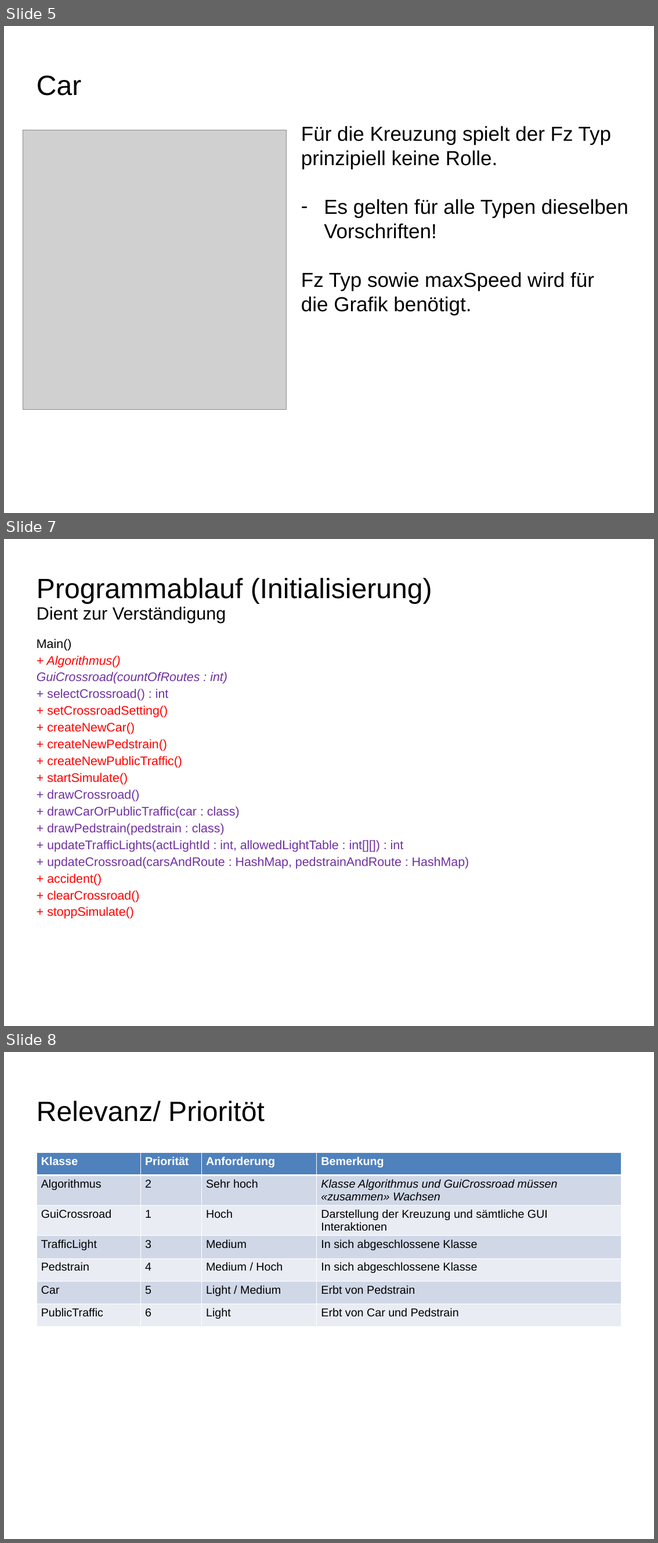
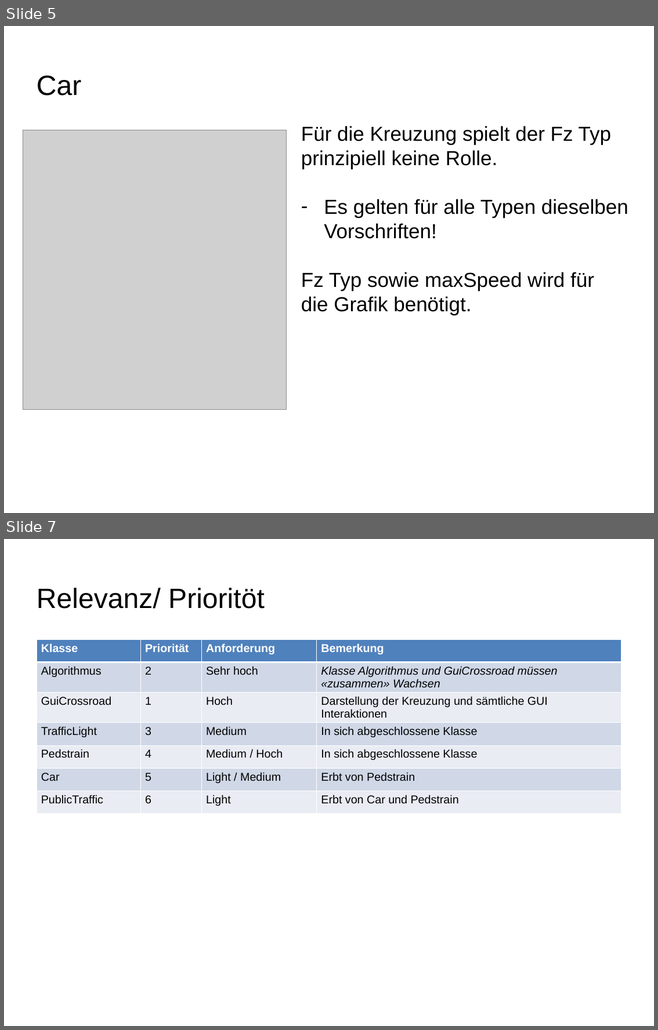
Before and after one commit to fhirter/Ampelsteuerung, a slide deck: Dokumente/Ampelsteuerung.pptx. Shown one above the other, each under a label of ours: slides 5, 7 and 8 before the commit, slides 5 and 7 after it; the slides between them are not shown. The pictures are 658x1543 and 658x1030 pixels, drawn with LibreOffice and Linux fonts; fonts in the diff are those of the drawing; grey boxes stand for pictures; background and template pictures are left out. Boxes give left, top, right and bottom in pixels: in the first picture for what was removed or moved away, otherwise in the second. Text is boxed around its words. In the diff, an @@ line names an element or a change of style, - is before the commit and + after.

```diff
--- a/Dokumente/Ampelsteuerung.pptx
+++ b/Dokumente/Ampelsteuerung.pptx
@@ slide 7 removed at bbox=[4, 539, 654, 1026], background #FFFFFF @@
@@ title removed at bbox=[36, 578, 432, 623] @@
-Programmablauf (Initialisierung)
-Dient zur Verständigung
@@ text removed at bbox=[36, 639, 469, 919] @@
-Main()
-+ Algorithmus()
-GuiCrossroad(countOfRoutes : int)
-+ selectCrossroad() : int
-+ setCrossroadSetting()
-+ createNewCar()
-+ createNewPedstrain()
-+ createNewPublicTraffic()
-+ startSimulate()
-+ drawCrossroad()
-+ drawCarOrPublicTraffic(car : class)
-+ drawPedstrain(pedstrain : class)
-+ updateTrafficLights(actLightId : int, allowedLightTable : int[][]) : int
-+ updateCrossroad(carsAndRoute : HashMap, pedstrainAndRoute : HashMap)
-+ accident()
-+ clearCrossroad()
-+ stoppSimulate()
@@ what was slide 8 is now slide 7 @@
```
Also in this commit, not shown: 2 slides changed, 6 other files.
